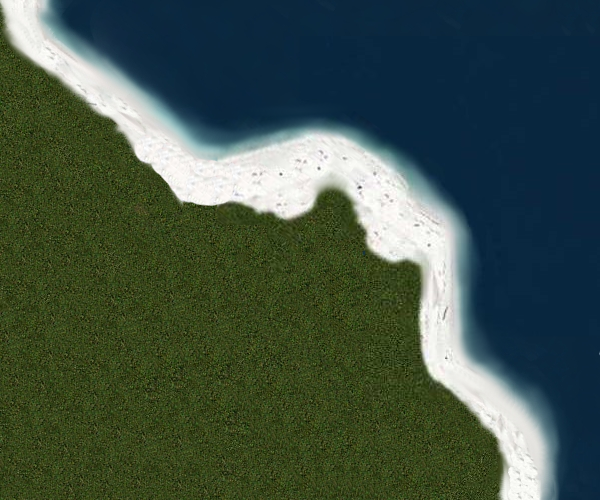
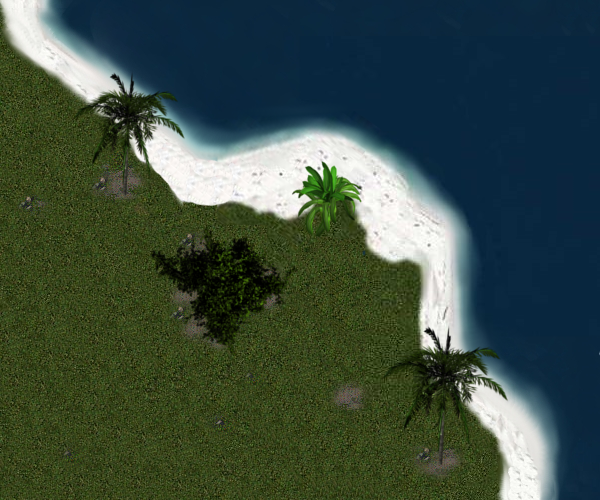
Layers edited between the first and the second 600 x 500 image:
added layer "Clipboard copy" above "Clipboard#1" over left=72, top=71, right=185, bottom=197
added layer "Clipboard#1" above "Clipboard#2" over left=291, top=161, right=363, bottom=237
added layer "Clipboard#2" above "Clipboard#3" over left=381, top=324, right=509, bottom=466
added layer "Clipboard#3" above "New Layer copy" over left=150, top=227, right=299, bottom=357
added layer "New Layer copy" above "Background" over left=13, top=139, right=468, bottom=482
